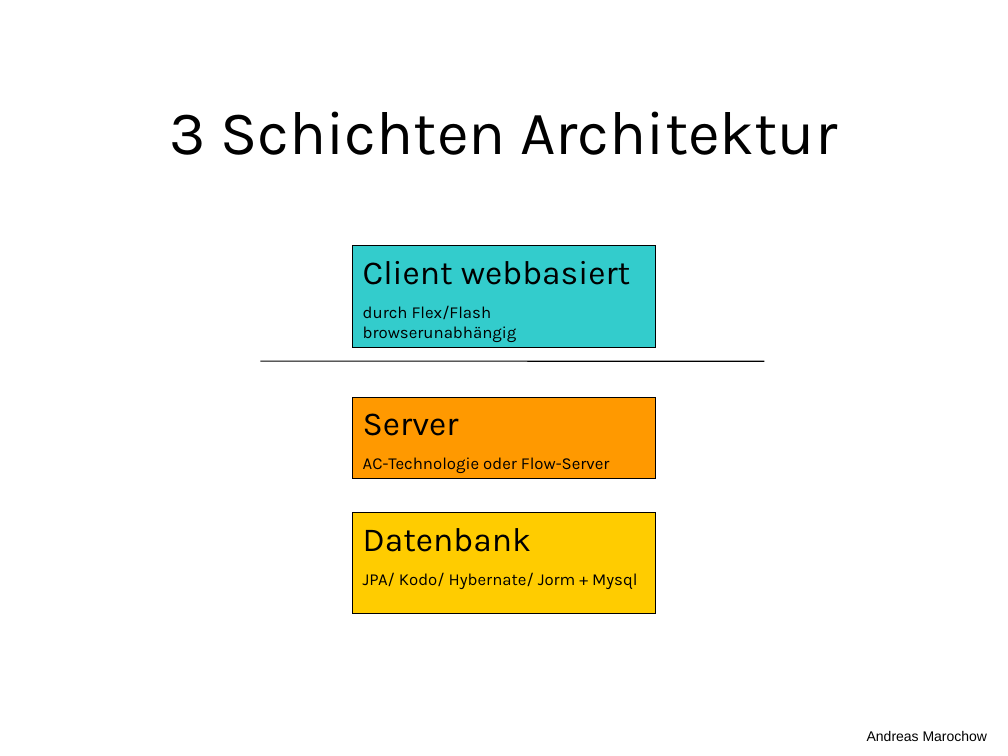
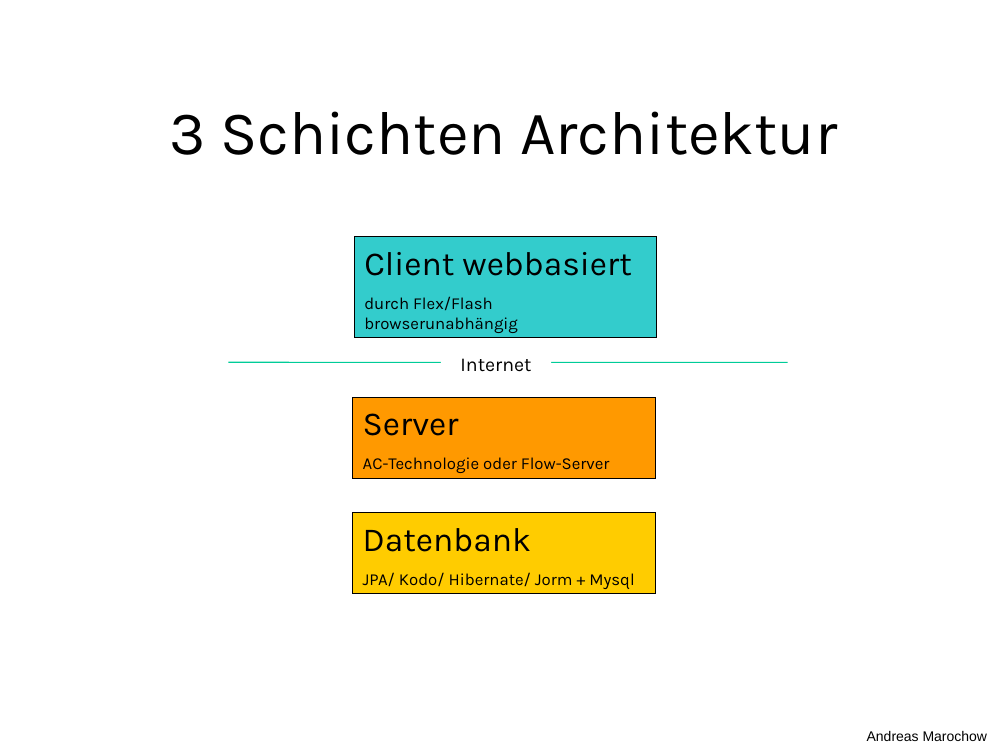
Before and after one commit to freezzer/flow, a slide deck: slide 2 of docs/Flow.ppt. Drawn at 1008x756 pixels with LibreOffice and Linux fonts; fonts in the diff are those of the drawing. Boxes give left, top, right and bottom in pixels: in the first picture for what was removed or moved away, otherwise in the second. Text is boxed around its words. In the diff, an @@ line names an element or a change of style, - is before the commit and + after.

```diff
--- a/docs/Flow.ppt
+++ b/docs/Flow.ppt
@@ rectangle "Client webbasiert": place and size @@
-rectangle "Client webbasiert" at (353, 246, 655, 348)
+rectangle "Client webbasiert" at (355, 236, 657, 338)
@@ text added at (460, 358, 531, 372), 14 pt, text #000000 @@
+Internet
@@ line moved from (260, 361) - (764, 361) to (229, 362) - (787, 363) @@
@@ line (229, 362) - (787, 363): stroke #000000 0.74 pt to #00CC98 0.74 pt @@
@@ rectangle "Datenbank": place and size @@
-rectangle "Datenbank" at (353, 512, 655, 614)
+rectangle "Datenbank" at (353, 512, 655, 594)
@@ text in rectangle at (363, 572, 634, 589): text changed @@
-JPA/ Kodo/ Hybernate/ Jorm + Mysql
+JPA/ Kodo/ Hibernate/ Jorm + Mysql
```
Also in this commit, not shown: 2 other slides changed, 1 other file.
